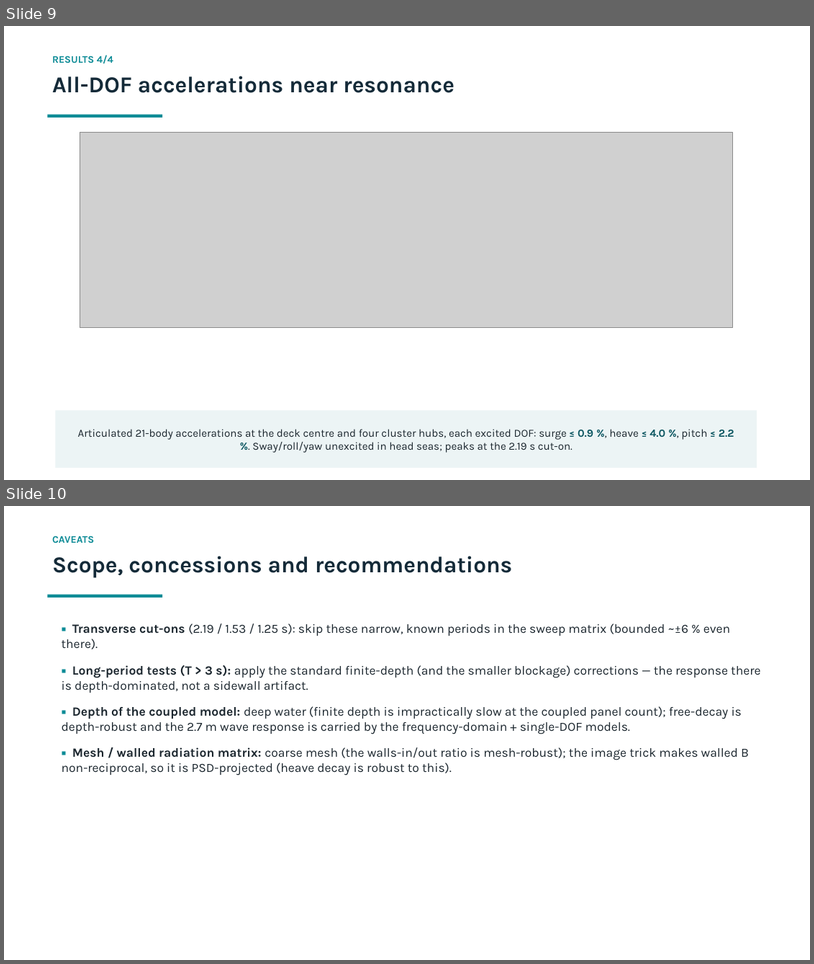
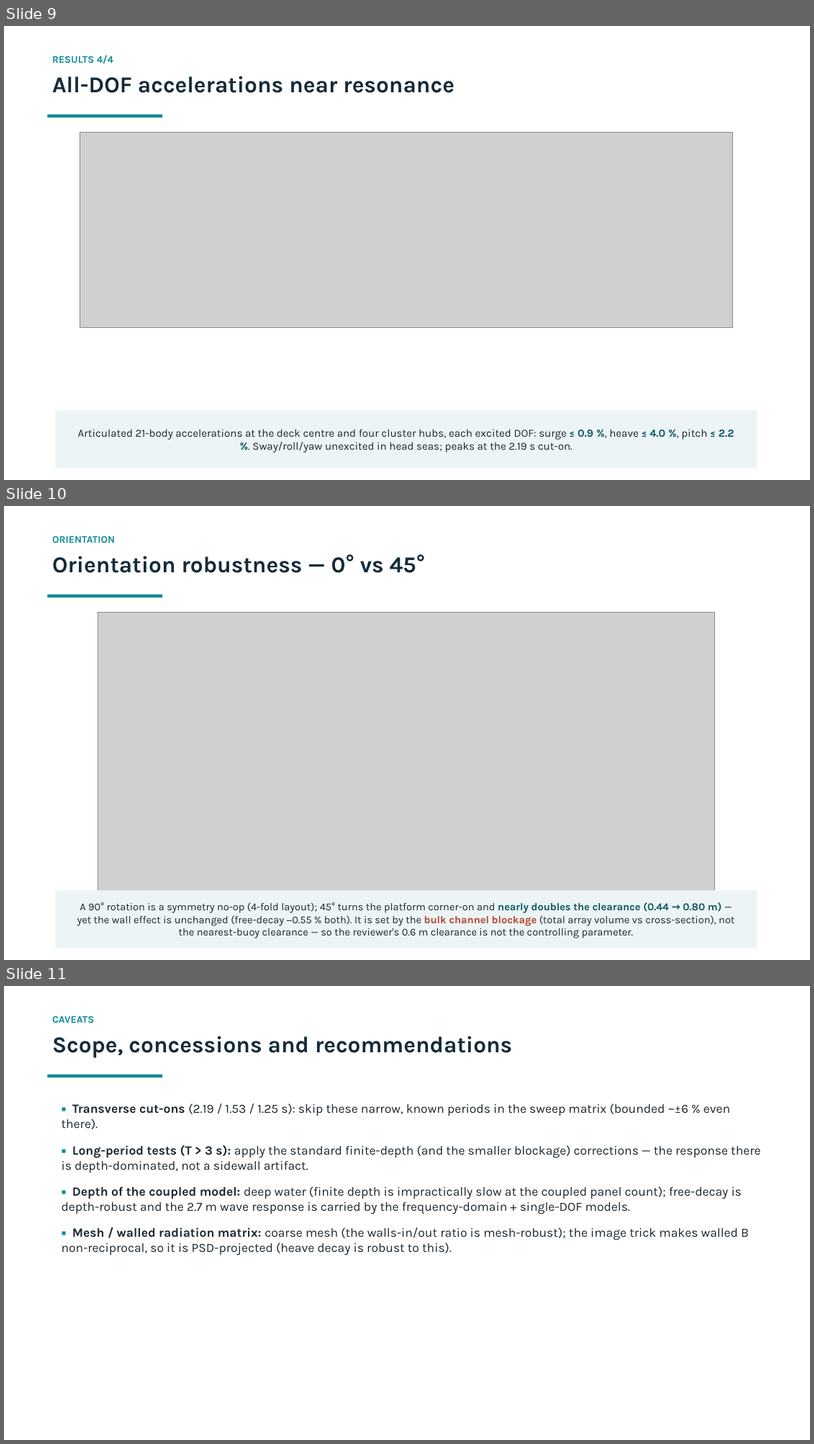
Before and after one commit to xabi80/HSP, a slide deck: studies/platform-12buoy/flume-wall-effect/Flume_wall_effect_technical.pptx. Shown one above the other, each under a label of ours: slides 9 and 10 before the commit, slides 9, 10 and 11 after it. The pictures are 814x964 and 814x1444 pixels, drawn with LibreOffice and Linux fonts; fonts in the diff are those of the drawing; grey boxes stand for pictures. Boxes give left, top, right and bottom in pixels: in the first picture for what was removed or moved away, otherwise in the second. Text is boxed around its words. In the diff, an @@ line names an element or a change of style, - is before the commit and + after.

```diff
--- a/studies/platform-12buoy/flume-wall-effect/Flume_wall_effect_technical.pptx
+++ b/studies/platform-12buoy/flume-wall-effect/Flume_wall_effect_technical.pptx
@@ slide 10 added at [4, 506, 810, 960], background #FFFFFF @@
@@ text added at [52, 536, 115, 543], 12 pt, text #0C8B96, bold @@
+ORIENTATION
@@ text added at [52, 554, 425, 573], 27 pt, text #142A38, bold @@
+Orientation robustness — 0° vs 45°
@@ rectangle added at [47, 595, 162, 597], fill #0C8B96 @@
@@ picture added at [98, 612, 715, 891] @@
@@ rectangle added at [55, 890, 757, 947], fill #ECF4F5 @@
@@ text added at [77, 902, 735, 938], 12.5 pt, text #1B262E @@
+A 90° rotation is a symmetry no-op (4-fold layout); 45° turns the platform corner-on and nearly doubles the clearance (0.44 → 0.80 m) — yet the wall effect is unchanged (free-decay −0.55 % both). It is set by the bulk channel blockage (total array volume vs cross-section), not the nearest-buoy clearance — so the reviewer's 0.6 m clearance is not the controlling parameter.
@@ what was slide 10 is now slide 11 @@
```
Also in this commit, not shown: 22 other files.
